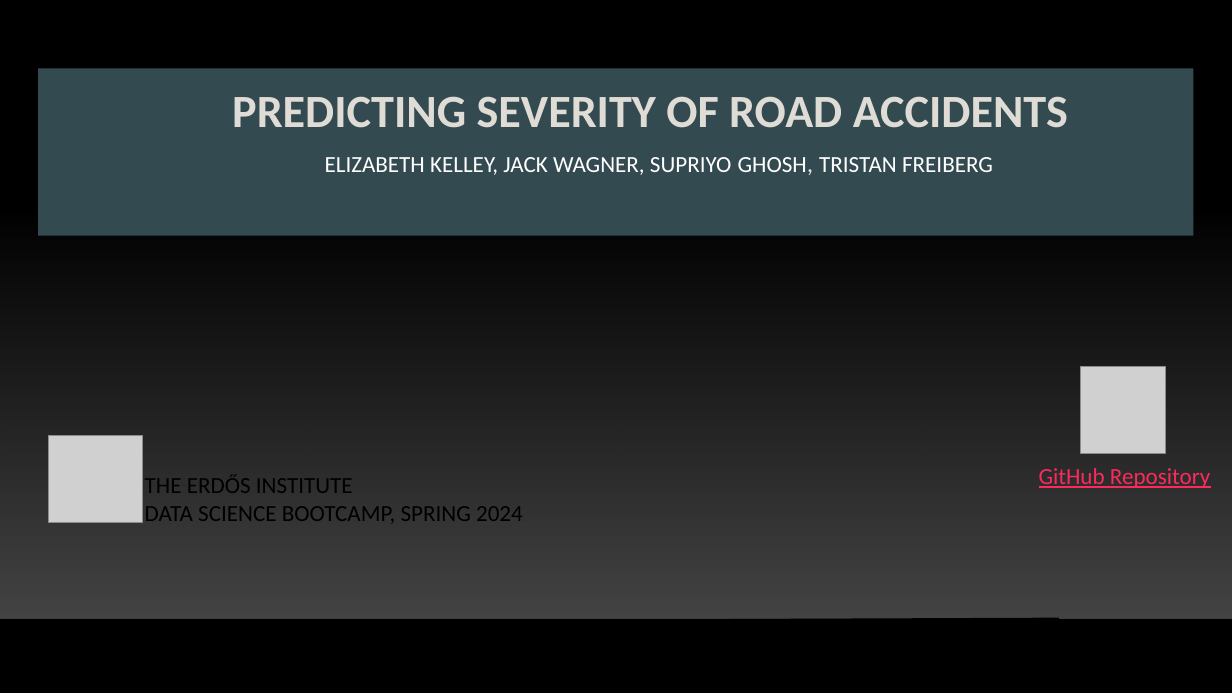
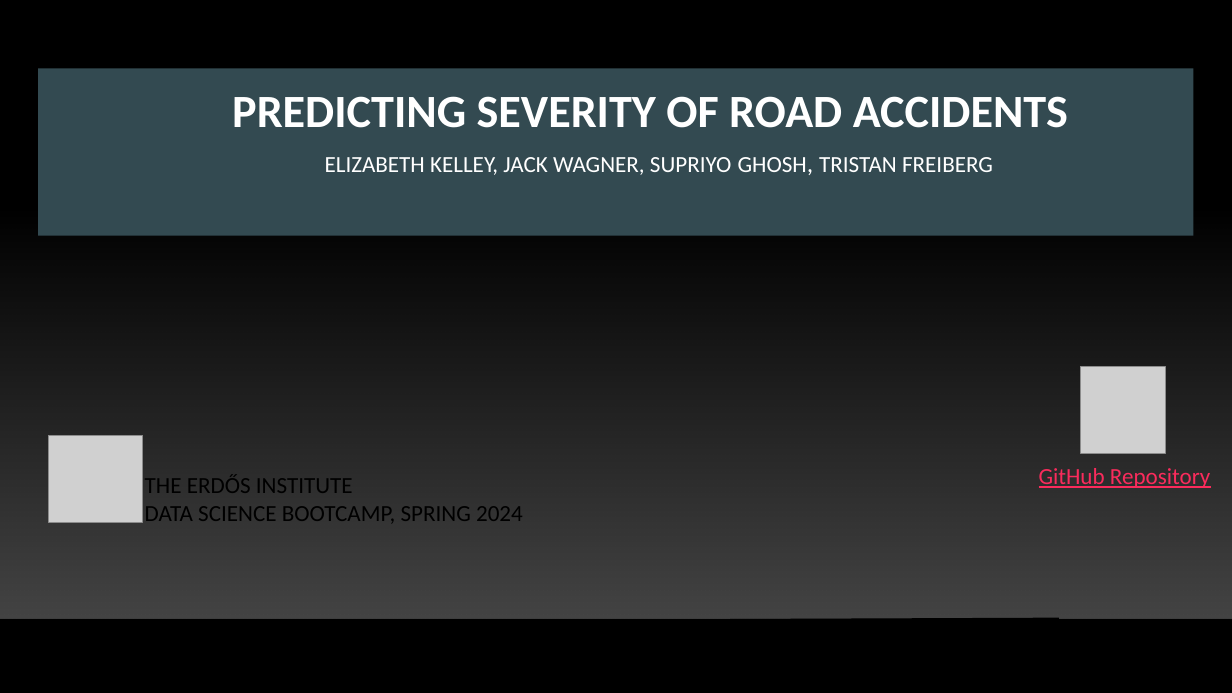
Before and after one commit to tmfreiberg/road-safety, a slide deck: slide 1 of presentation/Presentation_road_safety.pptx. Drawn at 1232x693 pixels with LibreOffice and Linux fonts; fonts in the diff are those of the drawing; grey boxes stand for pictures; background and template pictures are left out. Boxes give left, top, right and bottom in pixels: in the first picture for what was removed or moved away, otherwise in the second. Text is boxed around its words. In the diff, an @@ line names an element or a change of style, - is before the commit and + after.

```diff
--- a/presentation/Presentation_road_safety.pptx
+++ b/presentation/Presentation_road_safety.pptx
@@ title "PREDICTING SEVERITY OF ROAD ACCIDENTS ..." at [38,68,1193,236]: text colour #DFDBD5 to #FFFFFF in "PREDICTING SEVERITY OF ROAD ACCIDENTS GHOSH," @@
```
Also in this commit, not shown: 5 other slides changed.
